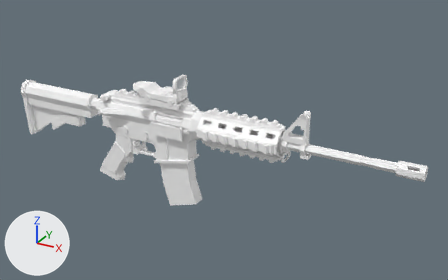
One commit to the FBX model Assets/PolygonMilitary/Models/001/SM_Wep_Preset_A_Rifle_01.fbx: the scene before it, then after it.
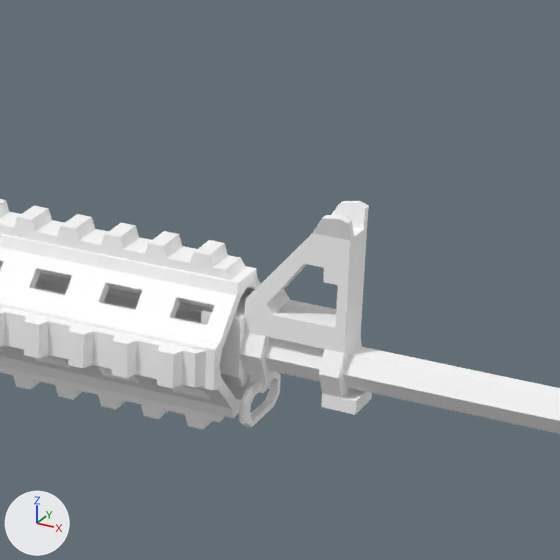
Each version appears first whole from a 50 mm lens placed at (0.894, -1.117, 0.561), pointed at (0.259, 0.037, -0.016), and next in a close-up on the part from 51% to 79% of the width and 23% to 69% of the height. The axes (+X, +Y, +Z) are drawn at lower left. The lights are the same throughout. Where no turn or scale is listed for an object, it has been applied to the vertices.

The scene before the commit, as lines of its bpy script (objects in view):
```python
me_mesh_007 = bpy.data.meshes.new('Mesh.007')
me_mesh_007.from_pydata(...)  # 1659 vertices, 1688 faces; spans x -0.31..0.72, y -0.048..0.046, z -0.173..0.103
me_mesh_007.materials.append(mat_royalematerial_001)  # its picture is missing
ob_sm_wep_preset_a_rifle_01 = bpy.data.objects.new('SM_Wep_Preset_A_Rifle_01', me_mesh_007)
ob_sm_wep_preset_a_rifle_01.location = (0.0, 0.0, 0.0)
```
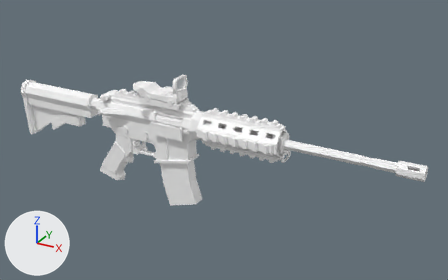
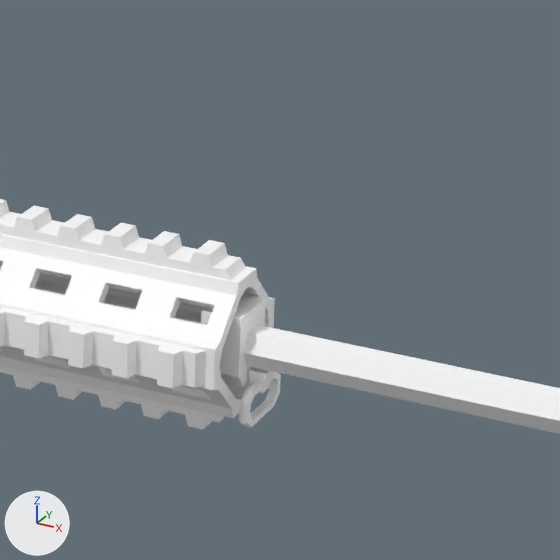
Boxes [x1, y1, x2, y2] around the edits, measured in the close-ups (560 x 560 px):
part 1 of me_mesh_007, deleted: before [240, 201, 372, 415]

The edits, one by one:
me_mesh_007 has 1659 vertices, 1688 faces and spans x -0.31..0.72, y -0.048..0.046, z -0.173..0.103.
me_mesh_007 is used by ob_sm_wep_preset_a_rifle_01; location (0.0, 0.0, 0.0).
me_mesh_007 part 1: the loose piece of 66 vertices spanning x 0.425..0.484, y -0.016..0.016, z 0.005..0.103 is deleted.
